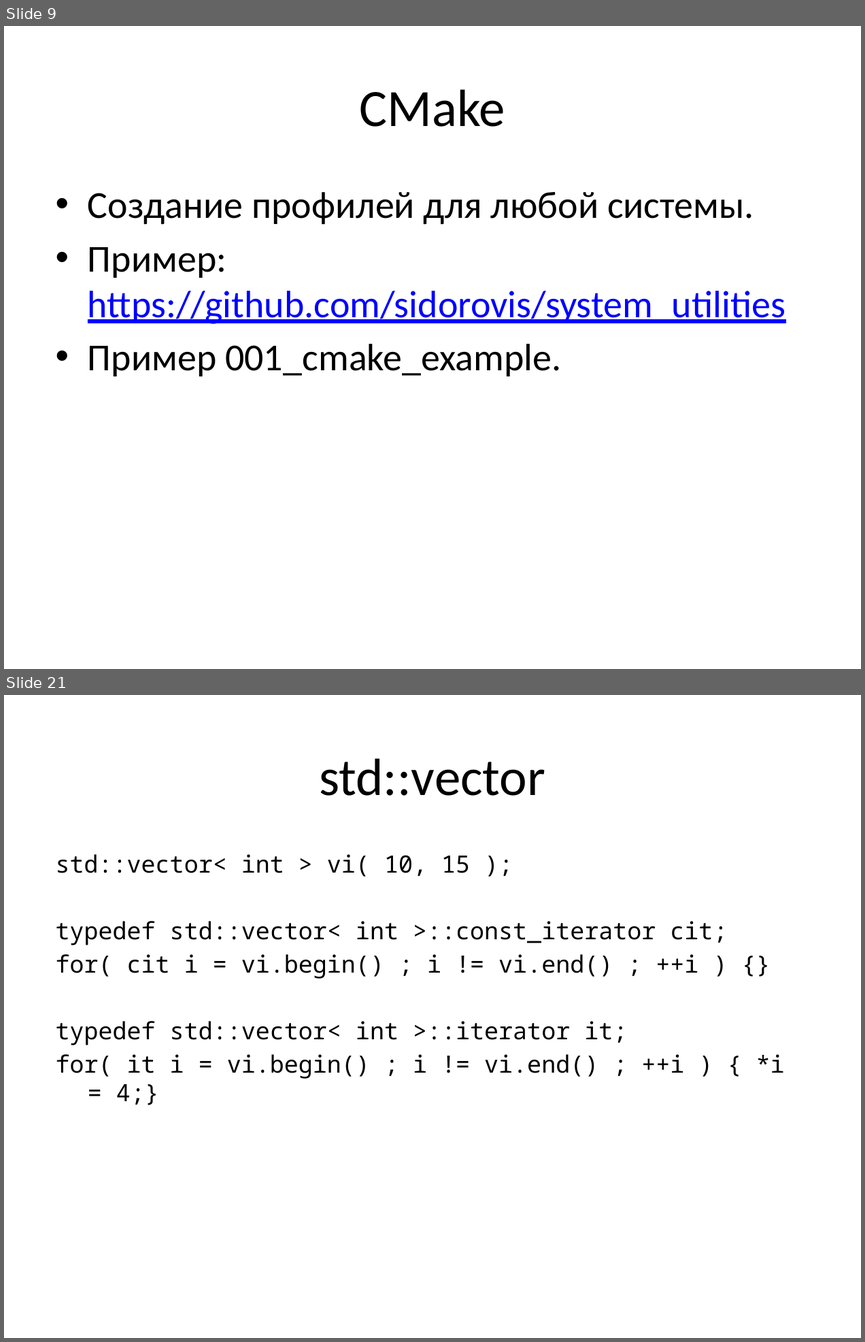
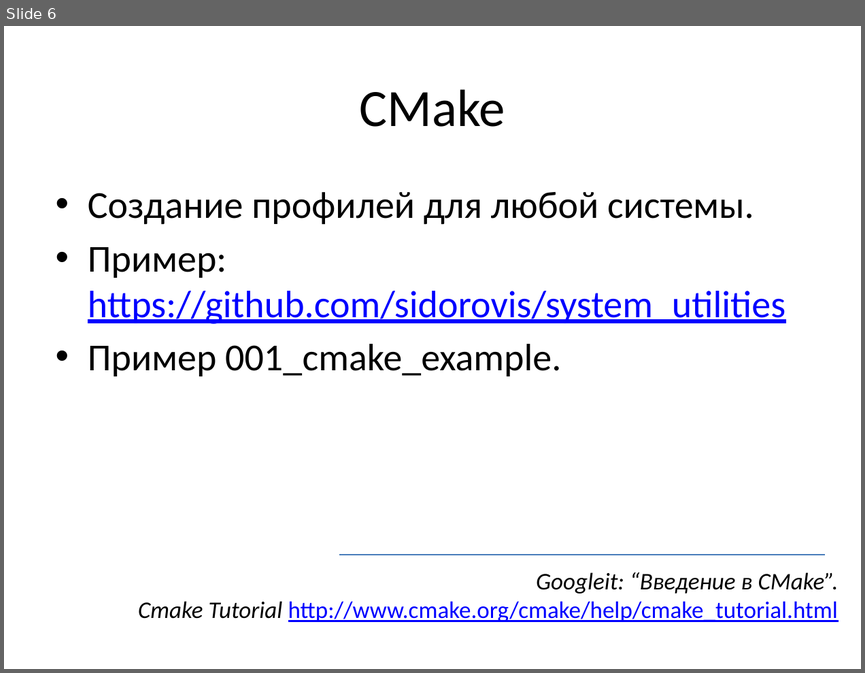
Before and after one commit to tscherkas/cpp_craft_1013, a slide deck: lections/cpp_craft_lec_1_part_1.pptx. Shown one above the other, each under a label of ours: slides 9 and 21 before the commit, slide 6 after it; the slides between them are not shown. The pictures are 865x1342 and 865x673 pixels, drawn with LibreOffice and Linux fonts; fonts in the diff are those of the drawing. Boxes give left, top, right and bottom in pixels: in the first picture for what was removed or moved away, otherwise in the second. Text is boxed around its words. In the diff, an @@ line names an element or a change of style, - is before the commit and + after.

```diff
--- a/lections/cpp_craft_lec_1_part_1.pptx
+++ b/lections/cpp_craft_lec_1_part_1.pptx
@@ slide 21 removed at <box>4,695,861,1338</box>, background #FFFFFF @@
@@ title removed at <box>319,758,545,796</box> @@
-std::vector
@@ text removed at <box>56,854,785,1105</box> @@
-std::vector< int > vi( 10, 15 );
-typedef std::vector< int >::const_iterator cit;
-for( cit i = vi.begin() ; i != vi.end() ; ++i ) {}
-typedef std::vector< int >::iterator it;
-for( it i = vi.begin() ; i != vi.end() ; ++i ) { *i = 4;}
@@ what was slide 9 is now slide 6 @@
@@ slide 6 changed as well @@
@@ line added from (340, 554) to (825, 554), #4B7EBC 0.75 pt @@
@@ text added at <box>138,572,838,622</box>, 20 pt, text #0000FF, underline @@
+Googleit: “Введение в CMake”.
+Cmake Tutorial http://www.cmake.org/cmake/help/cmake_tutorial.html
```
Also in this commit, not shown: 5 other slides changed, 2 slides added, 19 other slides removed, 36 other files.
